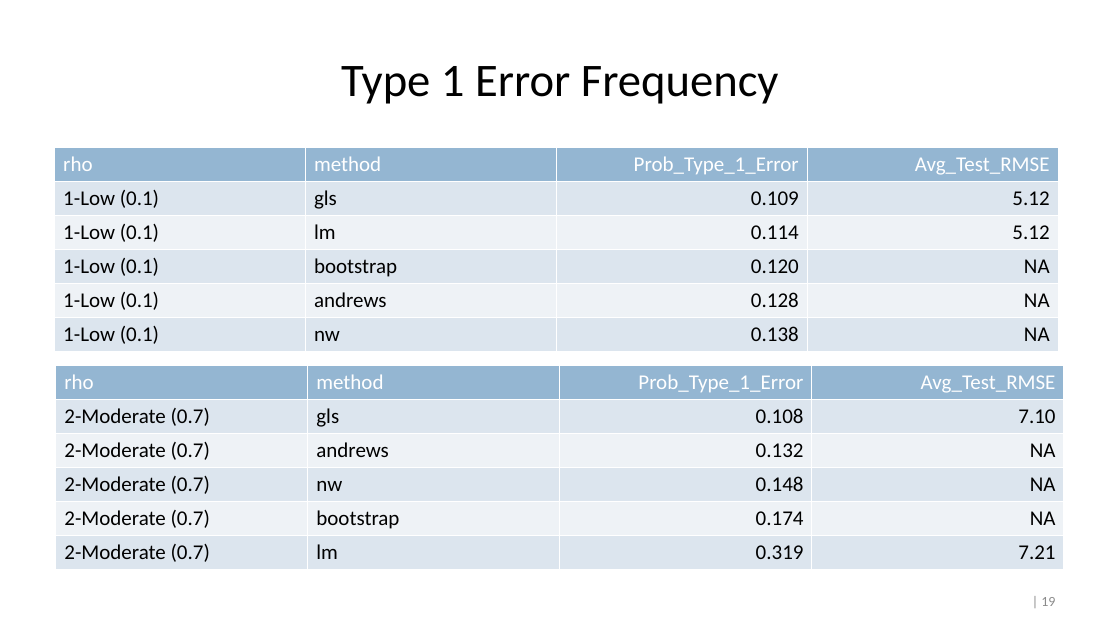
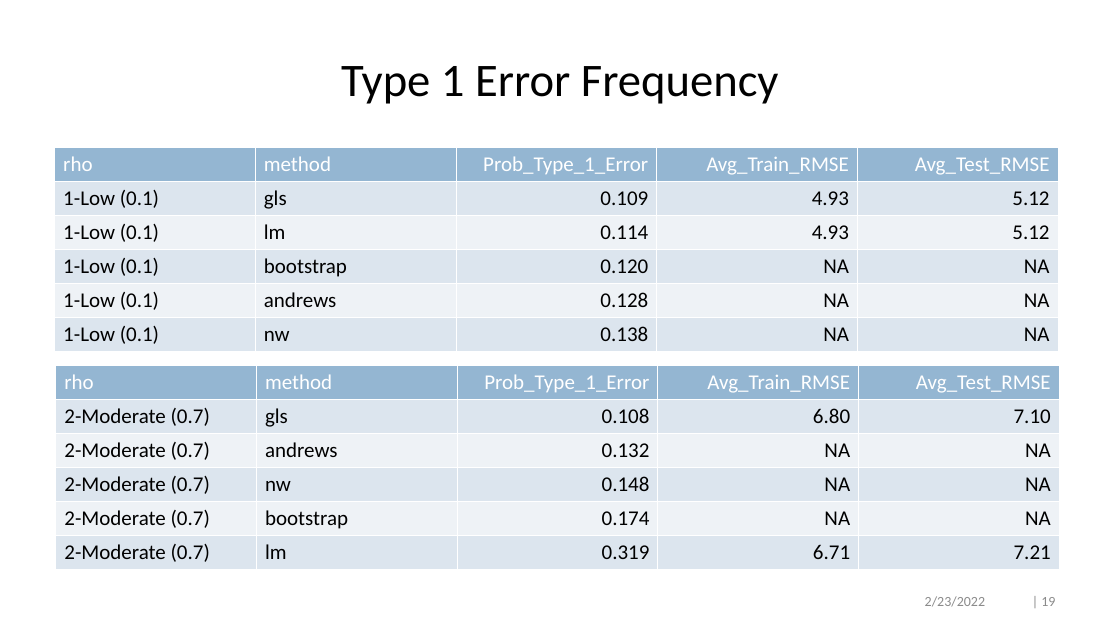
Before and after one commit to crossxwill/Northwestern_MSIA_2022, a slide deck: slide 19 of time_series_regression.pptx. Drawn at 1120x630 pixels with LibreOffice and Linux fonts; fonts in the diff are those of the drawing. Boxes give left, top, right and bottom in pixels: in the first picture for what was removed or moved away, otherwise in the second. Text is boxed around its words. In the diff, an @@ line names an element or a change of style, - is before the commit and + after.

Commit message:
add train MSE.
replaced * with - for bullets.

```diff
--- a/time_series_regression.pptx
+++ b/time_series_regression.pptx
@@ table at [55, 147, 1059, 365] @@
+column 4: Avg_Train_RMSE | 4.93 | 4.93 | NA | NA | NA
@@ table at [56, 365, 1060, 566] @@
+column 4: Avg_Train_RMSE | 6.80 | NA | NA | NA | 6.71
@@ table: place and size @@
-table at [56, 365, 1065, 566]
+table at [56, 365, 1060, 566]
@@ text added at [925, 596, 985, 607], 12 pt, text #8C8C8C @@
+2/23/2022
```
Also in this commit, not shown: 30 other slides changed, 2 other files.
